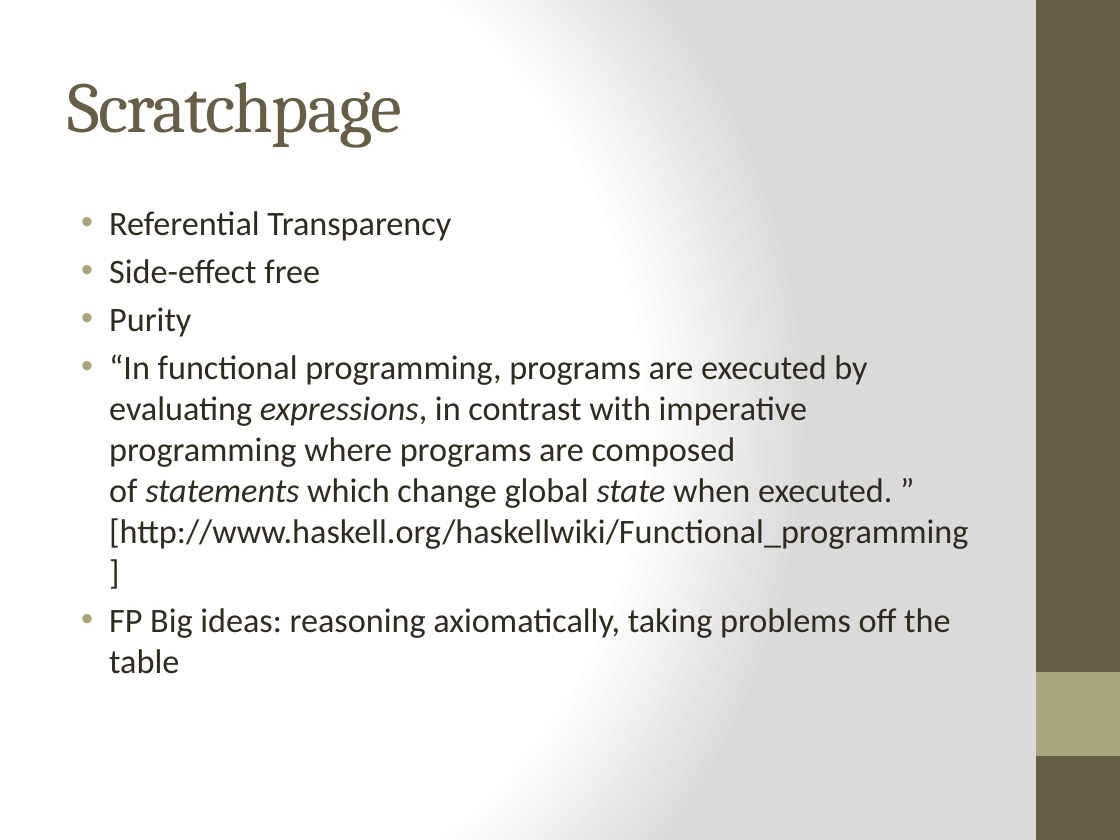
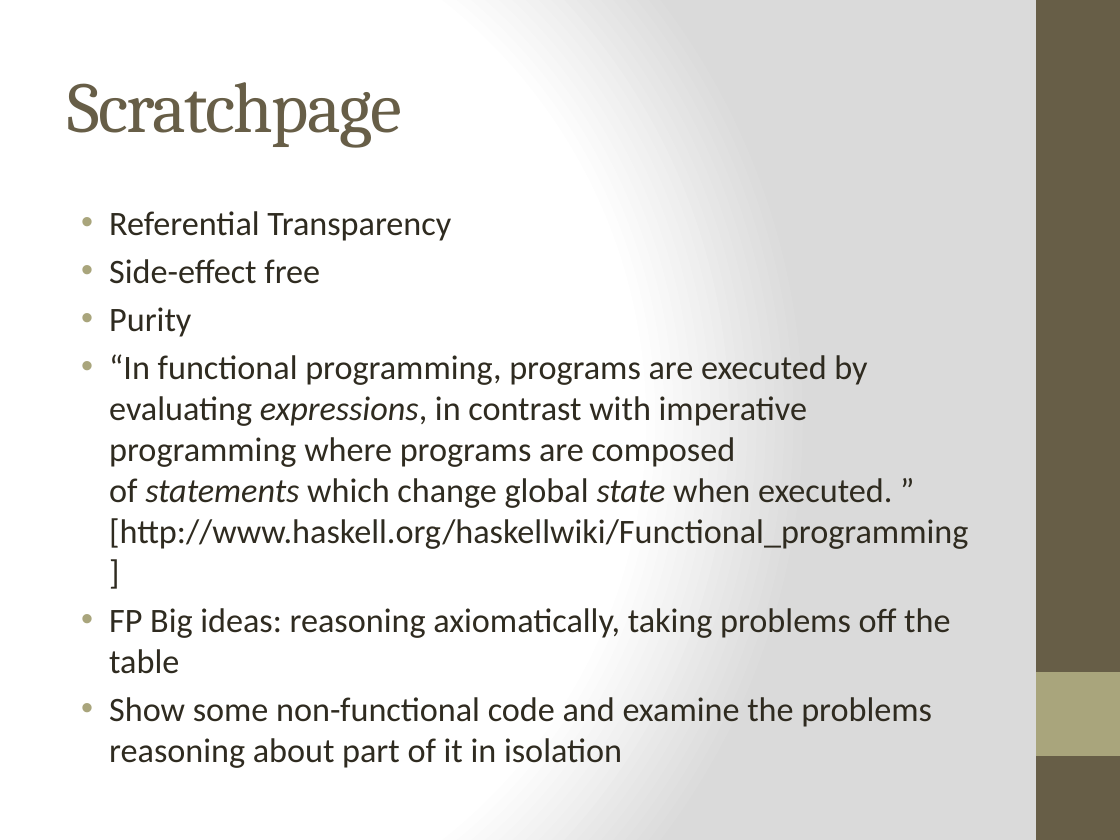
Before and after one commit to bjhartin/FoundationsOfFunctionalProgramming, a slide deck: slide 24 of FoundationsOfFunctionalProgramming.pptx (slide 17 before the commit). Drawn at 1120x840 pixels with LibreOffice and Linux fonts; fonts in the diff are those of the drawing. Boxes give left, top, right and bottom in pixels: in the first picture for what was removed or moved away, otherwise in the second. Text is boxed around its words. In the diff, an @@ line names an element or a change of style, - is before the commit and + after.

```diff
--- a/FoundationsOfFunctionalProgramming.pptx
+++ b/FoundationsOfFunctionalProgramming.pptx
@@ text at box(109, 697, 932, 768): paragraph added @@
+• Show some non-functional code and examine the problems reasoning about part of it in isolation
```
Also in this commit, not shown: 8 other slides changed, 9 slides added, 2 slides removed, 5 other files.
